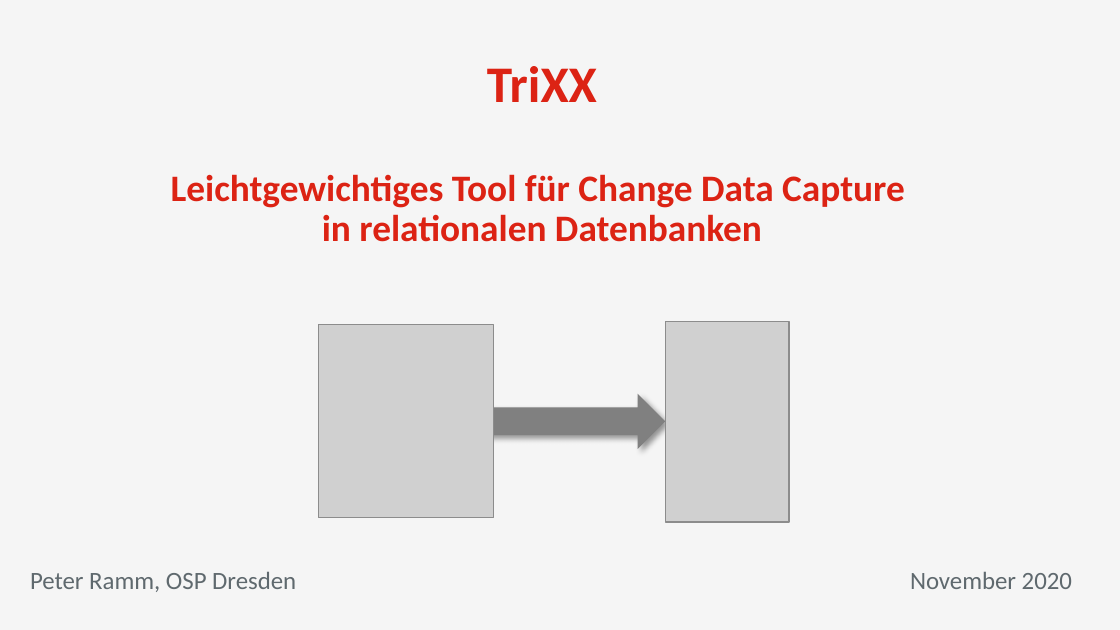
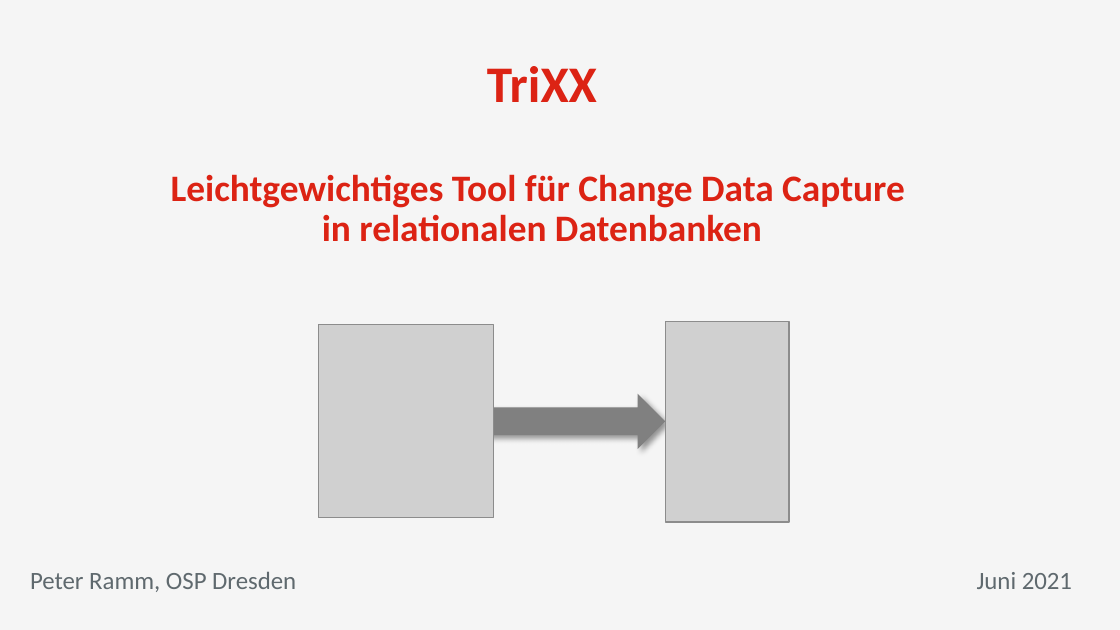
Before and after one commit to osp-ottogroup/movex-cdc, a slide deck: slide 1 of doc/2021-06_TriXX_OSP.pptx. Drawn at 1120x630 pixels with LibreOffice and Linux fonts; fonts in the diff are those of the drawing; grey boxes stand for pictures; background and template pictures are left out. Boxes give left, top, right and bottom in pixels: in the first picture for what was removed or moved away, otherwise in the second. Text is boxed around its words. In the diff, an @@ line names an element or a change of style, - is before the commit and + after.

```diff
--- a/doc/2021-06_TriXX_OSP.pptx
+++ b/doc/2021-06_TriXX_OSP.pptx
@@ text at [977,572,1072,589]: text changed @@
-November 2020
+Juni 2021
```
Also in this commit, not shown: 4 other slides changed.
